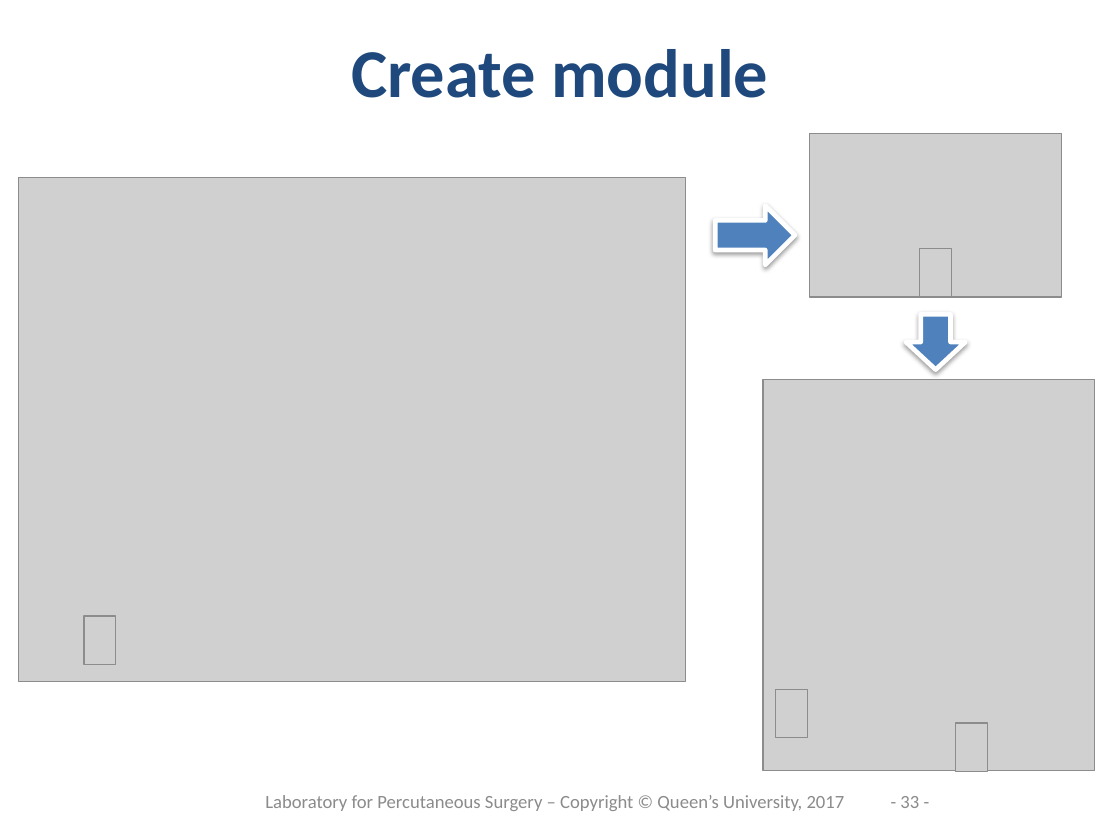
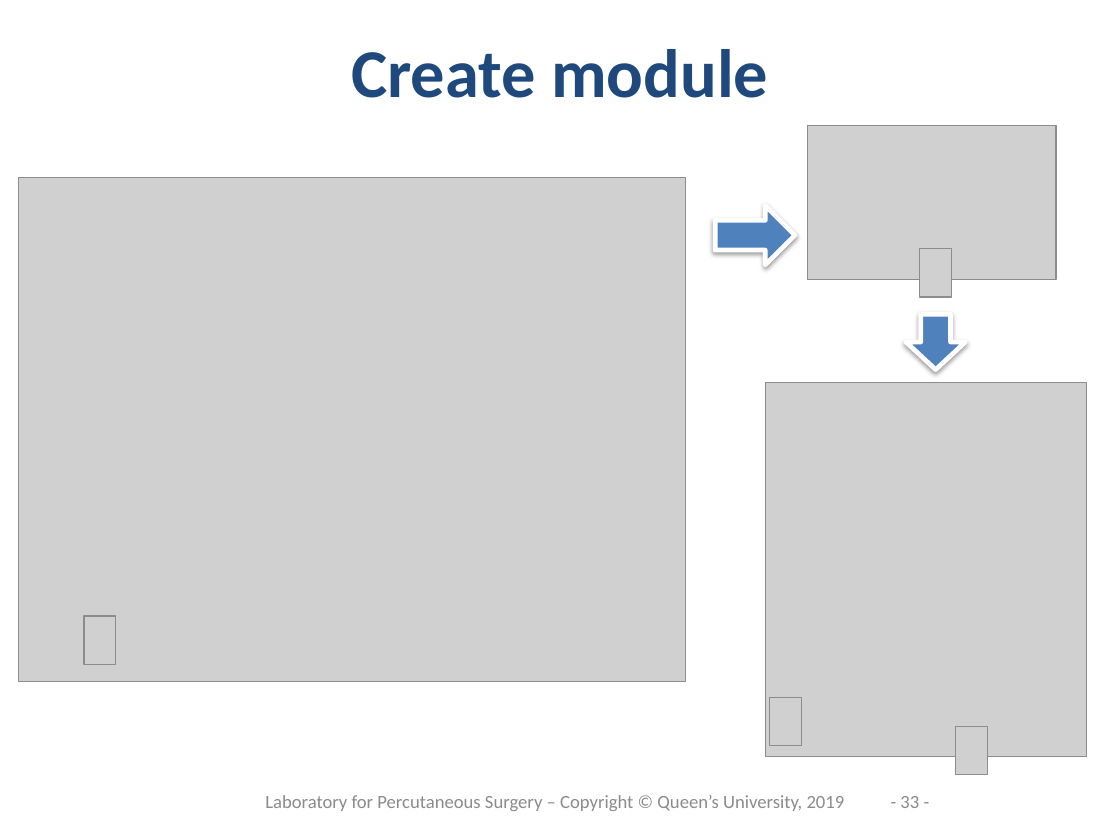
Before and after one commit to PerkLab/PerkLabBootcamp, a slide deck: slide 33 of Doc/day3_2_SlicerProgramming.pptx. Drawn at 1120x840 pixels with LibreOffice and Linux fonts; fonts in the diff are those of the drawing; grey boxes stand for pictures; background and template pictures are left out. Boxes give left, top, right and bottom in pixels: in the first picture for what was removed or moved away, otherwise in the second. Text is boxed around its words. In the diff, an @@ line names an element or a change of style, - is before the commit and + after.

```diff
--- a/Doc/day3_2_SlicerProgramming.pptx
+++ b/Doc/day3_2_SlicerProgramming.pptx
@@ picture: place and size @@
-picture at (810,133,1062,297)
+picture at (808,125,1056,280)
@@ picture: place and size @@
-picture at (763,380,1094,771)
+picture at (765,383,1086,757)
@@ picture: place and size @@
-picture at (776,689,808,737)
+picture at (769,698,801,746)
@@ text at (265,795,845,811): text changed @@
-Laboratory for Percutaneous Surgery – Copyright © Queen’s University, 2017
+Laboratory for Percutaneous Surgery – Copyright © Queen’s University, 2019
```
Also in this commit, not shown: 47 other slides changed, 2 slides added.
